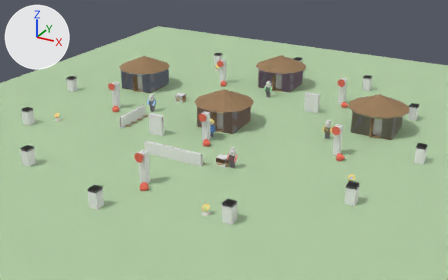
The glTF model public/village.glb as it was, and as the next commit left it.
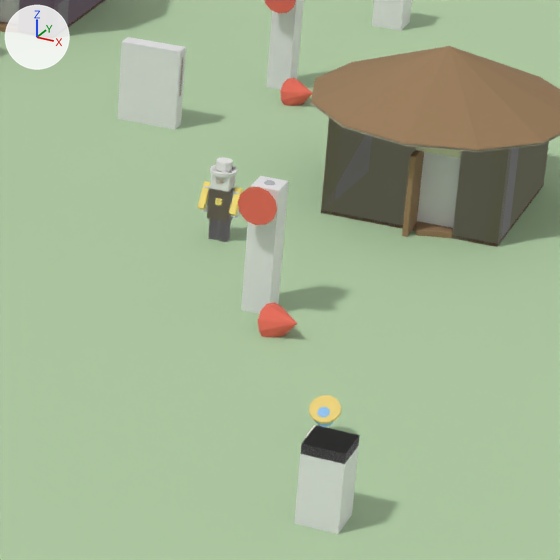
Old and new are each drawn from a camera (50 mm lens) standing at (57.78, -19.97, 23.92) and looking at (33.08, 24.94, 1.46) and again close up on the part from 62% to 90% of the width and 30% to 76% of the height. Arrows for +X, +Y and +Z are at upper left; the lights stay in place. The older version's two pictures come first. Where no turn or scale is listed for an object, it has been applied to the vertices.

Before the edit, the objects in view are built like this:
```python
ob_house_03__intact_walle = bpy.data.objects.new('house_03__intact_wallE', me_house_03__intact_walle)
ob_house_03__intact_walle.location = (45.35, 37.5, 1.2)
ob_speaker_03__broken_fallen = bpy.data.objects.new('speaker_03__broken_fallen', me_speaker_03__broken_fallen)
ob_speaker_03__broken_fallen.location = (42.5, 29.4, 0.12)
ob_speaker_03__broken_horn = bpy.data.objects.new('speaker_03__broken_horn', me_speaker_03__broken_horn)
ob_speaker_03__broken_horn.location = (42.9, 28.9, 0.3)
ob_speaker_03__col = bpy.data.objects.new('speaker_03__col', me_speaker_03__col)
ob_speaker_03__col.location = (42.0, 30.0, 1.4)
ob_speaker_03__intact_cap = bpy.data.objects.new('speaker_03__intact_cap', me_speaker_03__intact_cap)
ob_speaker_03__intact_cap.location = (42.0, 30.0, 2.7)
ob_speaker_03__intact_horn = bpy.data.objects.new('speaker_03__intact_horn', me_speaker_03__intact_horn)
ob_speaker_03__intact_horn.location = (42.0, 29.65, 2.55)
# also in view: 'house_04__intact_wallSR' at (31.0, 43.65, 1.2); 'boundary_03__col' at (39.0, 49.0, 0.8); 'speaker_05__col' at (38.0, 43.0, 1.4); 'keepsake_02__intact_ring' at (45.0, 25.0, 0.6); 'house_03__intact_wallSR' at (45.0, 35.65, 1.2)
```
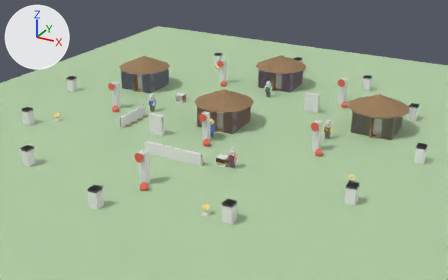
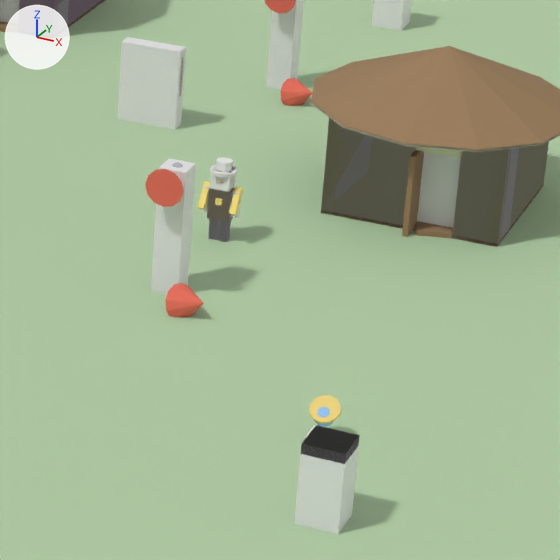
Boxes (x1, y1, x2, y2) around the edits, measured in the close-ups (560 x 560 px):
'speaker_03__col', moved: before (241, 176, 289, 314); after (151, 158, 196, 294)
'speaker_03__intact_horn', moved: before (238, 187, 277, 225); after (145, 169, 184, 207)
'speaker_03__broken_horn', moved: before (258, 302, 297, 337); after (165, 283, 204, 317)
'speaker_03__intact_cap', moved: before (264, 180, 275, 185); after (172, 162, 183, 168)

Edits to the bpy script that builds the scene:
```text
Change ob_speaker_03__broken_fallen:
    ob_speaker_03__broken_fallen.location: (42.5, 29.4, 0.12) -> (40.5, 29.4, 0.12)
Change ob_speaker_03__broken_horn:
    ob_speaker_03__broken_horn.location: (42.9, 28.9, 0.3) -> (40.9, 28.9, 0.3)
Change ob_speaker_03__col:
    ob_speaker_03__col.location: (42.0, 30.0, 1.4) -> (40.0, 30.0, 1.4)
Change ob_speaker_03__intact_cap:
    ob_speaker_03__intact_cap.location: (42.0, 30.0, 2.7) -> (40.0, 30.0, 2.7)
Change ob_speaker_03__intact_horn:
    ob_speaker_03__intact_horn.location: (42.0, 29.65, 2.55) -> (40.0, 29.65, 2.55)
```
